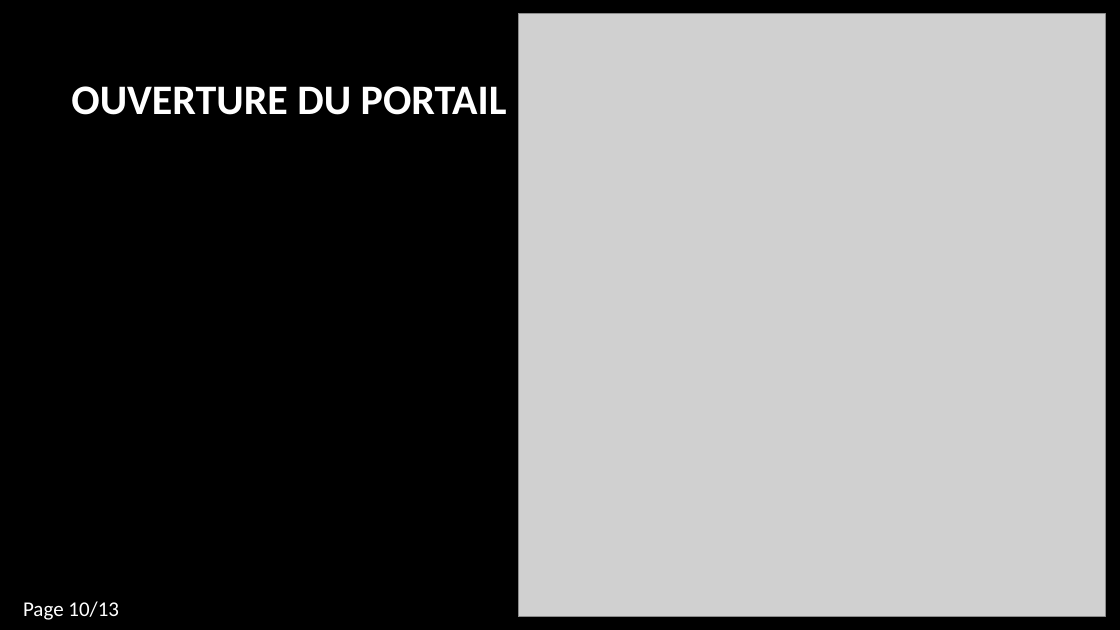
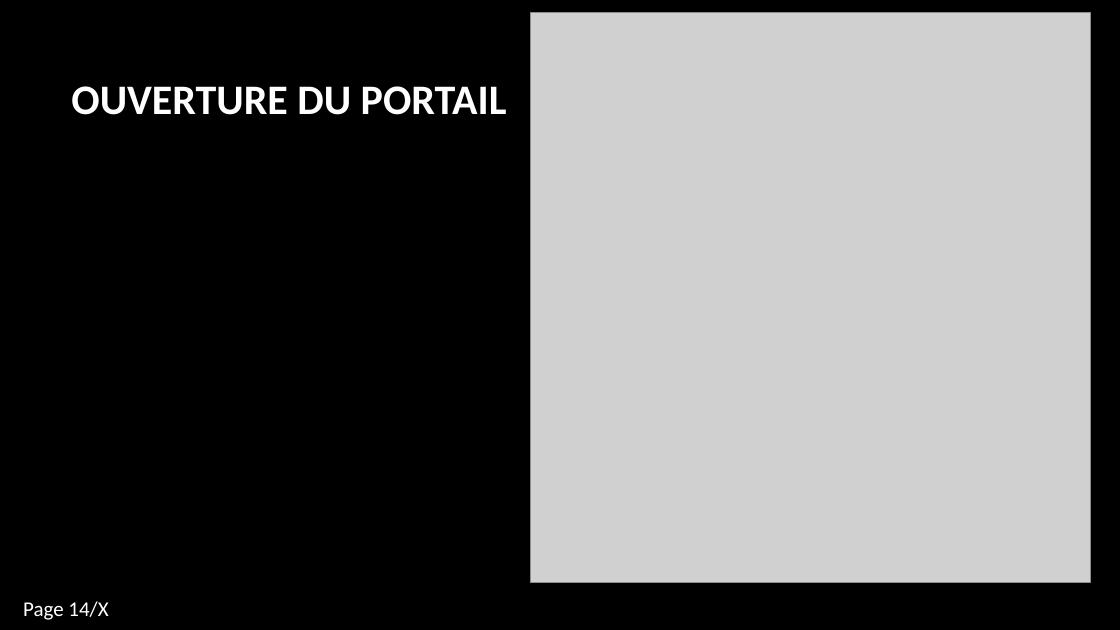
Before and after one commit to camillelahaut/SFL1-Parking-, a slide deck: slide 14 of Commun/Membres/Willy/Présentation revu de projet 2.pptx (slide 13 before the commit). Drawn at 1120x630 pixels with LibreOffice and Linux fonts; fonts in the diff are those of the drawing; grey boxes stand for pictures; background and template pictures are left out. Boxes give left, top, right and bottom in pixels: in the first picture for what was removed or moved away, otherwise in the second. Text is boxed around its words. In the diff, an @@ line names an element or a change of style, - is before the commit and + after.

```diff
--- a/Commun/Membres/Willy/Présentation revu de projet 2.pptx
+++ b/Commun/Membres/Willy/Présentation revu de projet 2.pptx
@@ picture: place and size @@
-picture at (518, 13, 1106, 617)
+picture at (530, 13, 1090, 582)
@@ page number at (23, 601, 108, 620): text changed @@
-Page 10/13
+Page 14/X
```
Also in this commit, not shown: 5 other slides changed, 2 slides added, 1 slide removed.
